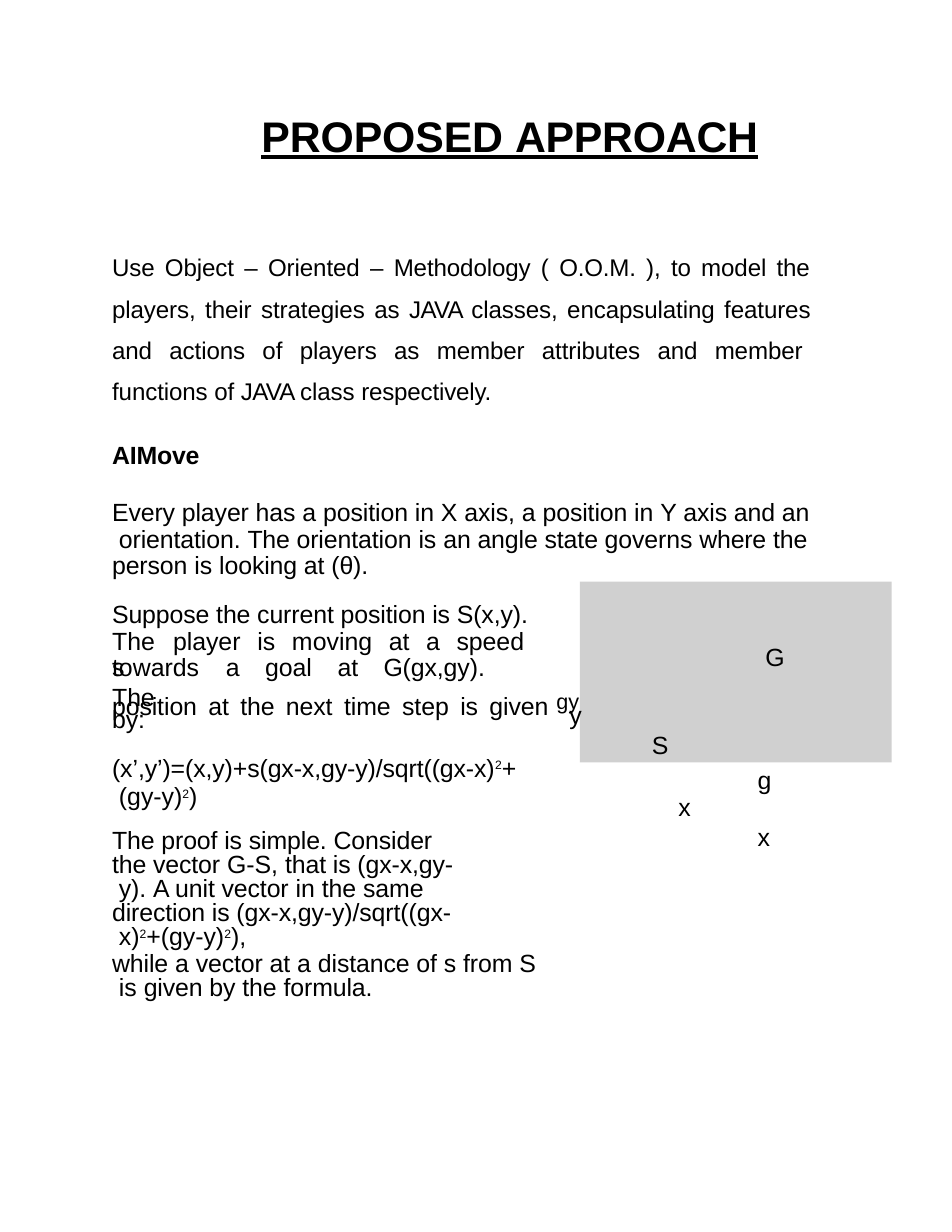
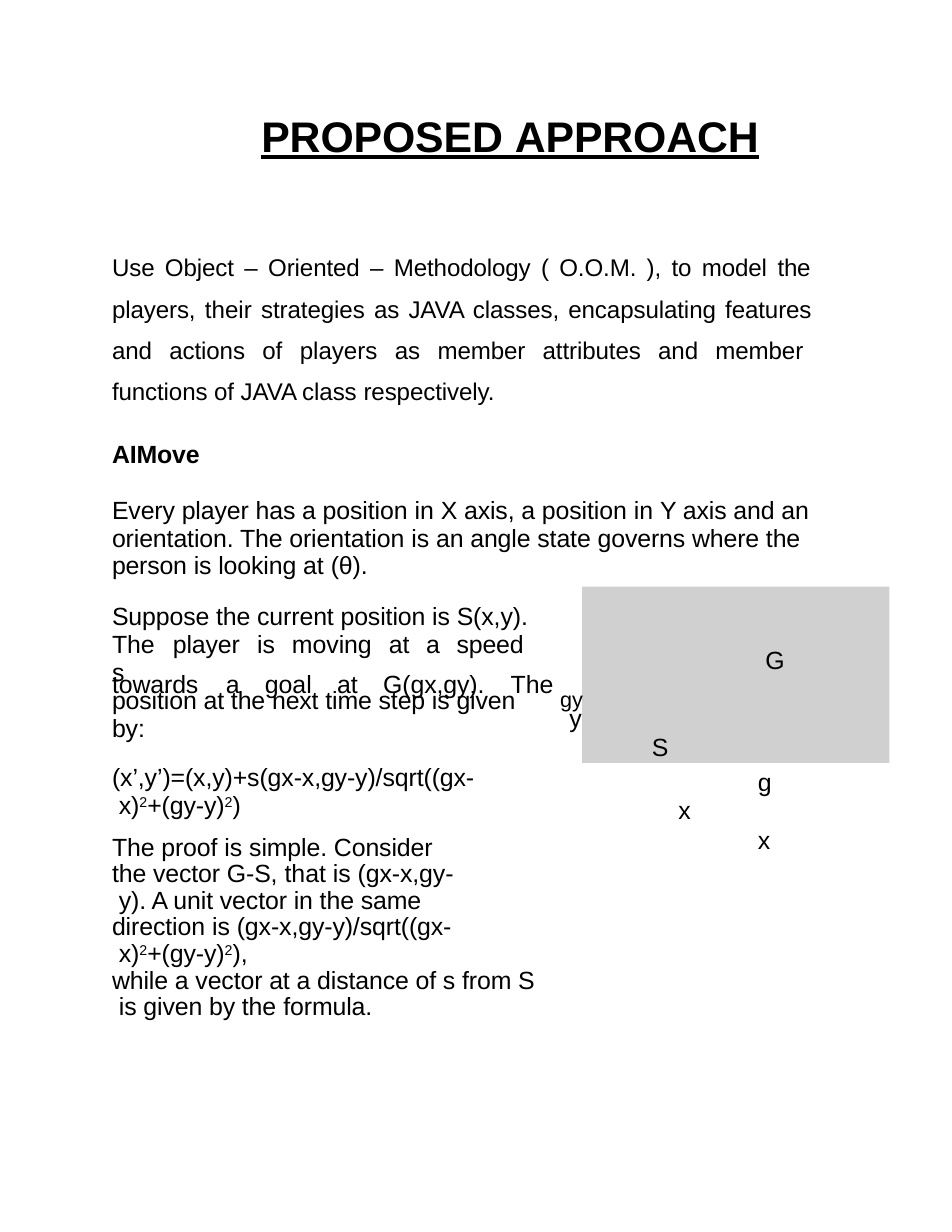
Before and after one commit to rajutkarshgupt/tinceptor_public, a slide deck: slide 10 of Mid_Presentation.pptx (slide 5 before the commit). Drawn at 952x1232 pixels with LibreOffice and Linux fonts; fonts in the diff are those of the drawing; grey boxes stand for pictures. Boxes give left, top, right and bottom in pixels: in the first picture for what was removed or moved away, otherwise in the second. Text is boxed around its words. In the diff, an @@ line names an element or a change of style, - is before the commit and + after.

```diff
--- a/Mid_Presentation.pptx
+++ b/Mid_Presentation.pptx
@@ text "Use Object – Oriented – ..." at box(112, 258, 811, 464): letter spacing 0 to -0.1 pt in "– – ( ),"; letter spacing -0.1 to 0 pt in "their players"; letter spacing -0.5 to -0.1 pt in "JAVA JAVA" @@
@@ text "Every player has a position ..." at box(112, 501, 809, 658): letter spacing 0 to -0.1 pt in "a X a Y is", "The player is moving at a speed ..."; letter spacing -0.1 to 0 pt in "in in"; letter spacing 0.1 to -0.1 pt, letter spacing 0.1 to 0 pt in "moving"; line spacing 16.9pt to 0.93; less space between paragraphs; line spacing 16.9pt to 17.8pt @@
@@ picture: place and size @@
-picture at box(580, 581, 892, 762)
+picture at box(582, 587, 890, 763)
@@ text removed at box(112, 658, 485, 712) @@
-towards a goal at G(gx,gy). The
@@ text "G" at box(765, 651, 784, 670): letter spacing -2.5 to -2.6 pt @@
@@ text "position at the next time ...": place and size @@
-text "position at the next time ..." at box(112, 708, 536, 1001)
+text "position at the next time ..." at box(112, 689, 535, 1020)
@@ text at box(112, 689, 516, 819): text changed @@
-by:
-(x’,y’)=(x,y)+s(gx-x,gy-y)/sqrt((gx-x)2+ (gy-y)2)
+position at the next time step is given by:
+(x’,y’)=(x,y)+s(gx-x,gy-y)/sqrt((gx- x)2+(gy-y)2)
@@ text at box(112, 673, 583, 712): text changed @@
-position at the next time step is given gy
+towards a goal at G(gx,gy). The gy
@@ text "g x" at box(758, 777, 772, 849): letter spacing 0 to -0.1 pt; line spacing 18.4pt to 18.5pt @@
@@ letter spacing 0 to -0.1 pt in 3 elements at box(652, 738, 669, 757), box(569, 707, 581, 732), box(678, 806, 690, 819) @@
@@ text at box(112, 838, 535, 1020): size 13.5 to 15.8 pt, now superscript in "x)2+(gy-y)2),"; letter spacing -0.1 to 0 pt in "is that is is"; letter spacing 0 to -0.1 pt in "G-S, A in same x)2+(gy-y)2),", "a a s S is"; line spacing 15.5pt to 0.89; less space between paragraphs; line spacing 0.79 to 16.9pt @@
```
Also in this commit, not shown: 5 other slides changed, 9 slides added, 1 slide removed.
